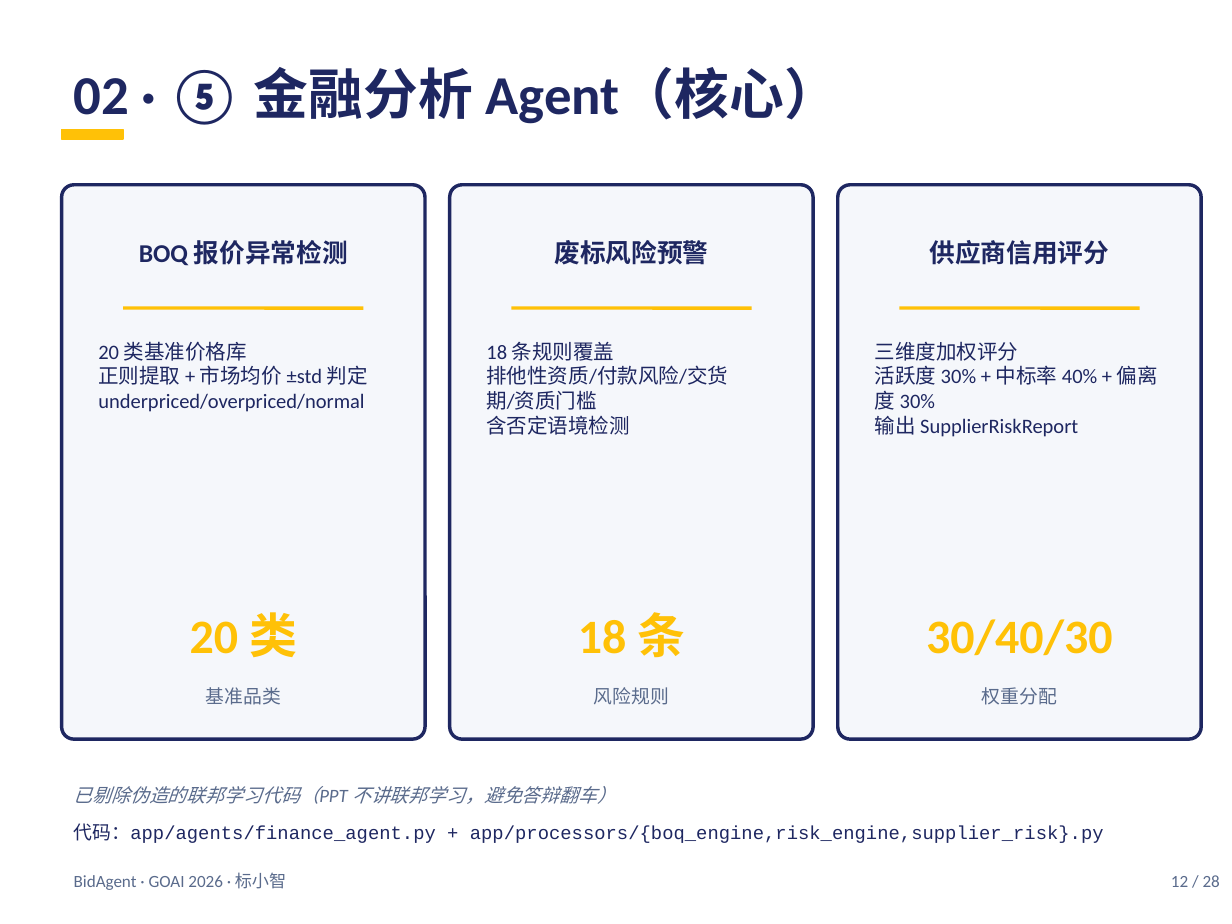
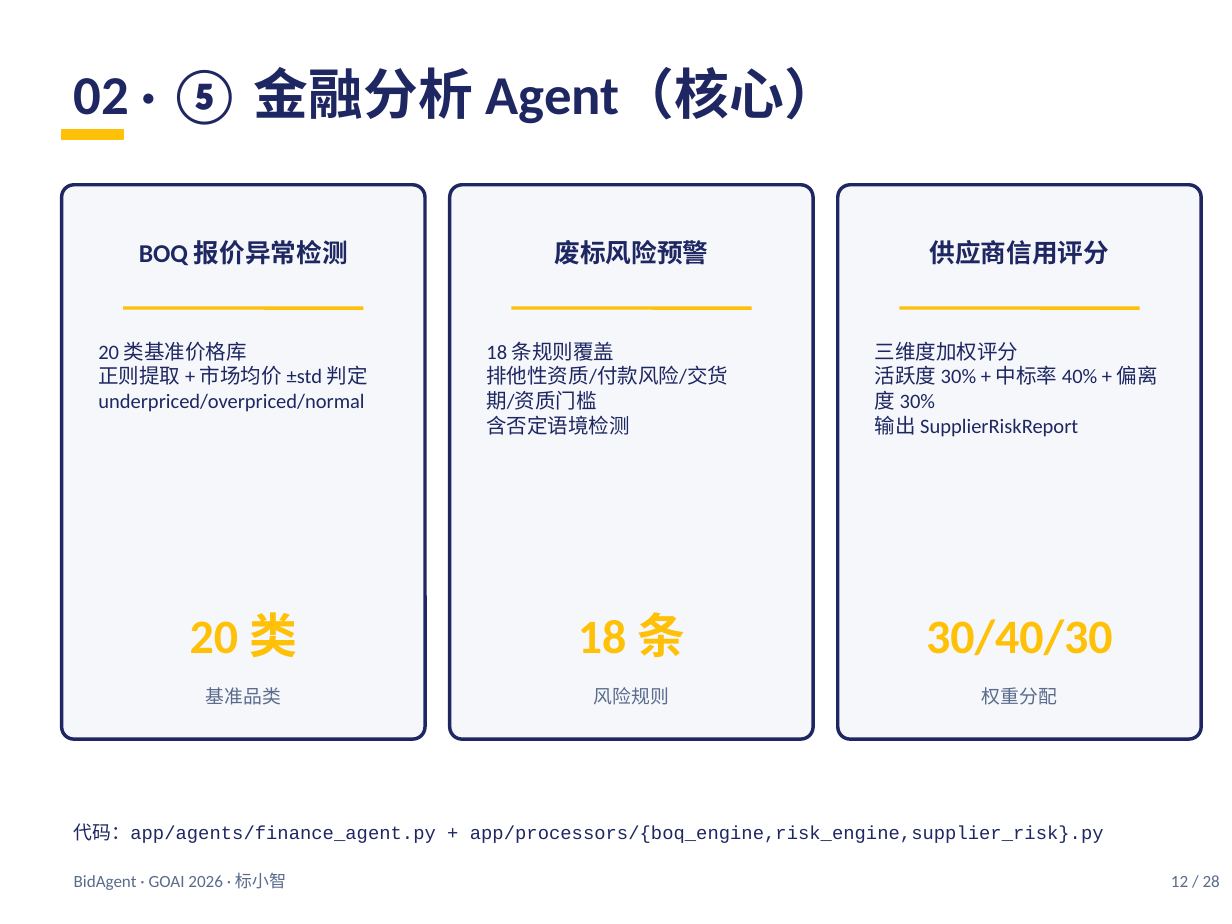
Before and after one commit to tlyyxjz/BidAgent, a slide deck: slide 12 of _w2_report/proposal.pptx. Drawn at 1232x924 pixels with LibreOffice and Linux fonts; fonts in the diff are those of the drawing. Boxes give left, top, right and bottom in pixels: in the first picture for what was removed or moved away, otherwise in the second. Text is boxed around its words. In the diff, an @@ line names an element or a change of style, - is before the commit and + after.

```diff
--- a/_w2_report/proposal.pptx
+++ b/_w2_report/proposal.pptx
@@ text removed at box(74, 786, 616, 804) @@
-已剔除伪造的联邦学习代码（PPT 不讲联邦学习，避免答辩翻车）
```
Also in this commit, not shown: 4 other slides changed, 23 other files.
